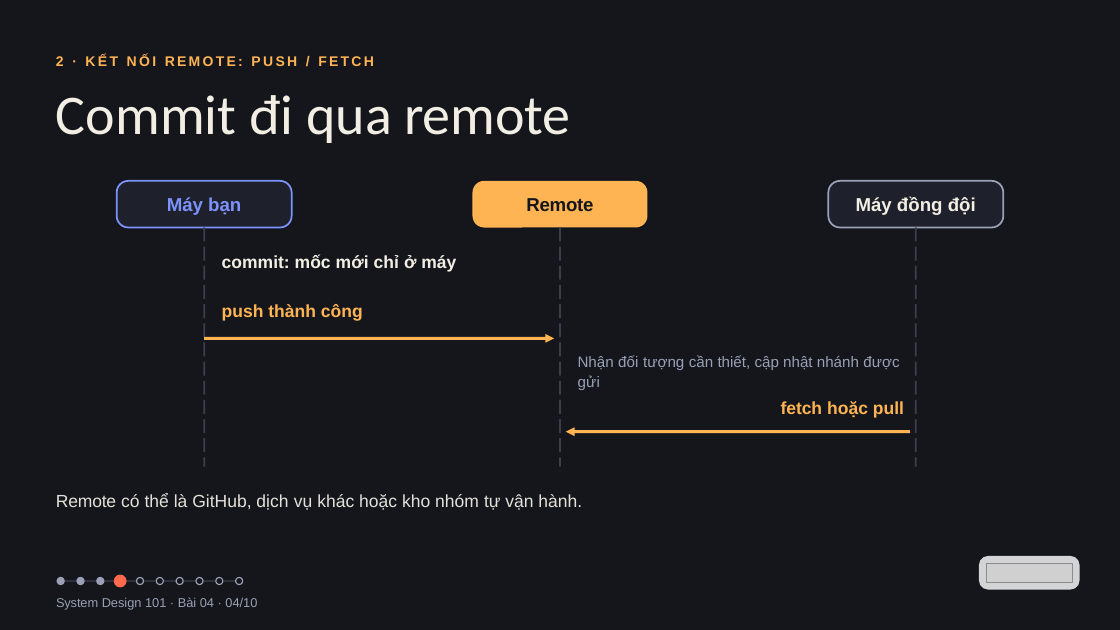
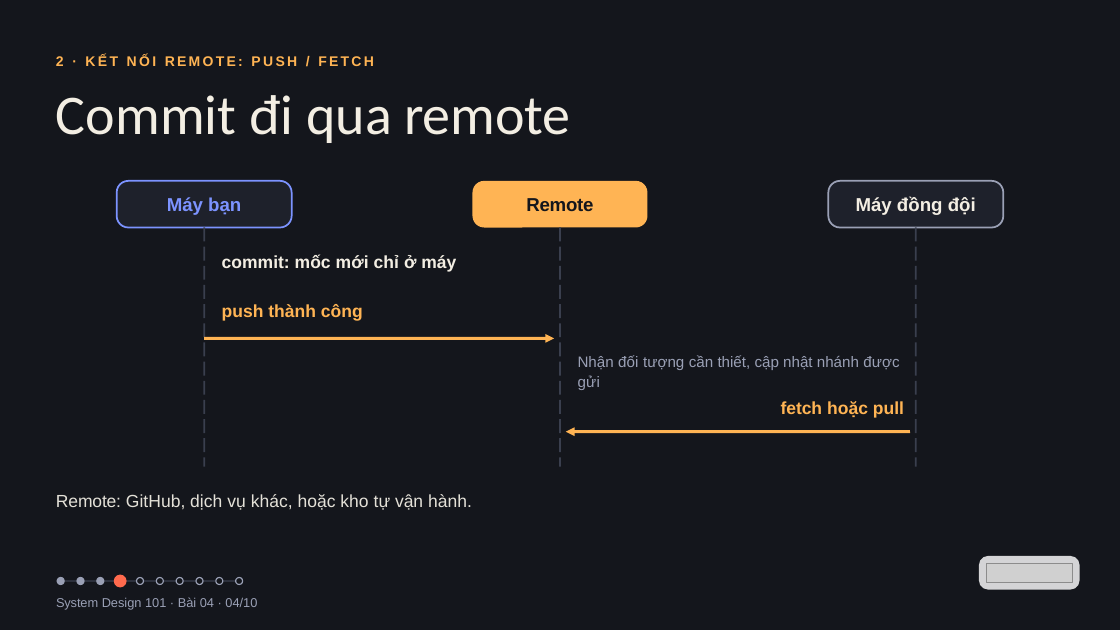
Before and after one commit to vohoailinh90/tool-marketing-studio, a slide deck: slide 4 of system-design-101/vi/lessons/sd-09-004/slides/sd-09-004.pptx. Drawn at 1120x630 pixels with LibreOffice and Linux fonts; fonts in the diff are those of the drawing; grey boxes stand for pictures. Boxes give left, top, right and bottom in pixels: in the first picture for what was removed or moved away, otherwise in the second. Text is boxed around its words. In the diff, an @@ line names an element or a change of style, - is before the commit and + after.

```diff
--- a/system-design-101/vi/lessons/sd-09-004/slides/sd-09-004.pptx
+++ b/system-design-101/vi/lessons/sd-09-004/slides/sd-09-004.pptx
@@ text at [56,494,472,510]: text changed @@
-Remote có thể là GitHub, dịch vụ khác hoặc kho nhóm tự vận hành.
+Remote: GitHub, dịch vụ khác, hoặc kho tự vận hành.
```
Also in this commit, not shown: 2 other slides changed, 4 other files.
